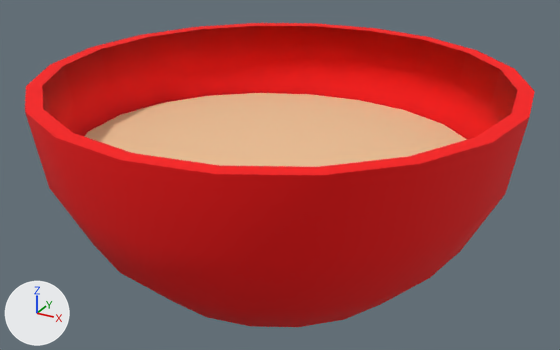
A saved change to the FBX model Unity Game Folder/Assets/Models/Models FBX/Kitchen/Baking task models/cake mixing bowl.fbx.
Both versions are drawn from a 50 mm camera at (-1.057, -1.369, 0.941) aimed at (-1.815, 0.009, 0.253). Every picture has the same lights, and +X, +Y and +Z are marked at lower left. Where no turn or scale is listed for an object, it has been applied to the vertices.

Names of what the first picture shows: 'Sphere001', 'bowl'.
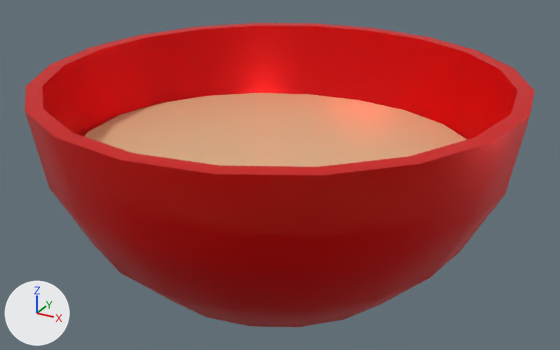
The newer file is also turned or shifted as a whole; pictures and numbers use the older file's frame.

What the commit changed:
In material 'cooking mix texture' (mat_cooking_mix_texture), roughness goes from 0.859 to 0.452.
In material 'cooking mix texture' (mat_cooking_mix_texture), metallic goes from 0.0 to 0.307.
In material 'cooking bowl texture' (mat_cooking_bowl_texture), roughness goes from 0.859 to 0.365.
In material 'cooking bowl texture' (mat_cooking_bowl_texture), metallic goes from 0.0 to 0.583.
In material 'cooking bowl texture' (mat_cooking_bowl_texture), alpha goes from 1.0 to 0.9.
me_mesh_001 has 202 vertices, 400 faces and spans x -0.512..0.512, y -0.512..0.512, z -0.386..0.106.
me_mesh_001 is used by ob_bowl; location (-1.812, 0.0, 0.373).
Part 1, on me_mesh_001:
180 faces are deleted.
180 new faces join them.

Pixel boxes [x1, y1, x2, y2] of what changed, in the pictures (560 x 350 px; the box of a moved part takes in the faces that stretch with it):
'bowl', surface changed
    both: [25, 23, 535, 327]
'Sphere001', surface changed
    both: [84, 93, 467, 167]
part 1 of me_mesh_001, moved or reshaped
    both: [42, 26, 518, 140]
